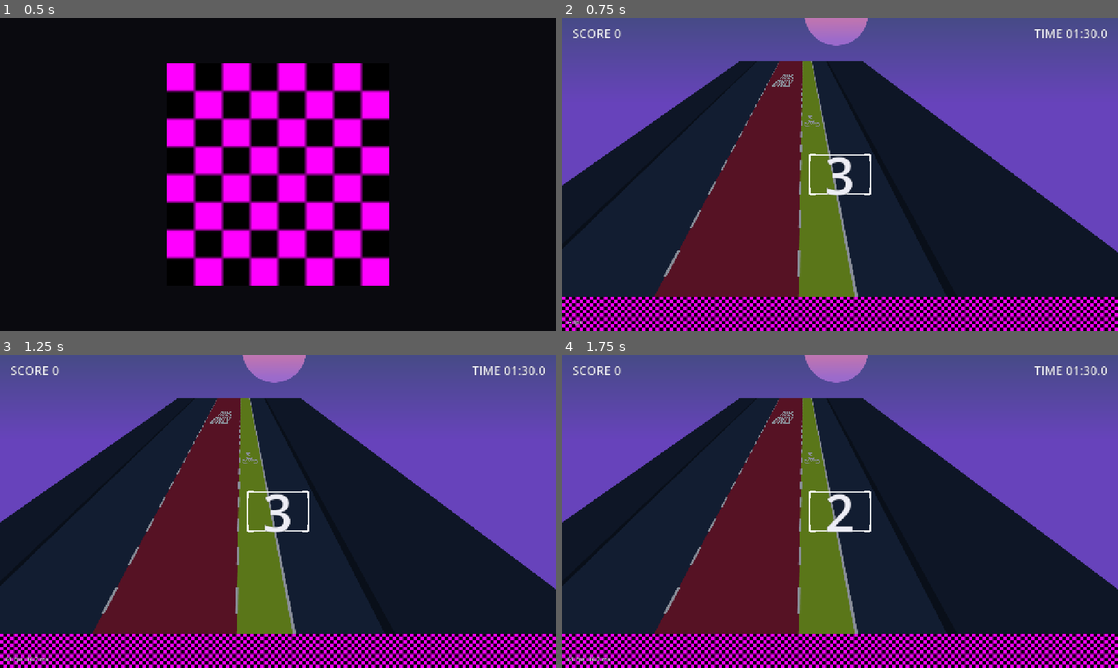
Above: before the commit, frames 1-4 (two rows, left to right).
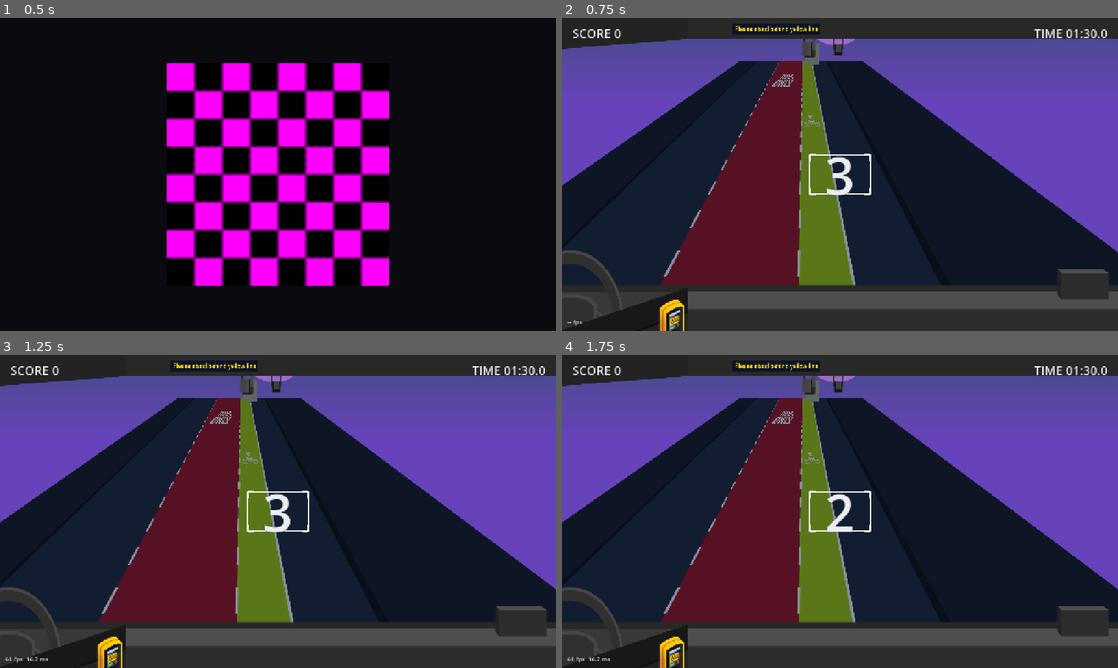
Above: after the commit, the same moments.

Repository: tkforgeworks/robo-narc
Game: Godot game, scene res://scenes/core/main.tscn
Same seed, same stepped clock (60 frames per second), same inputs: the game is played once before the commit and once after it.
Inputs (mouse positions are in pixels of both pictures, inside the frame that each line leads up to):
- Up to frame 1 (0.5 s): no input
- Up to frame 2 (0.75 s): tap Enter at 0.5 s; move the mouse to (962, 158) at 0.52 s; hold D (move_right) from 0.53 s (still down); hold Space (capture) from 0.53 s (still down); click (962, 158) at 0.67 s
- Up to frame 3 (1.25 s): keep holding D (move_right); keep holding Space (capture)
- Up to frame 4 (1.75 s): release D (move_right) at 1.25 s; release Space (capture) at 1.25 s; drag from (728, 527) to (840, 511) at 1.27 s

Frame 1 is identical in both runs. In frame 2, 22% of the frame differs, in the area x 0-100%, y 0-100%; in frame 3, 22%; in frame 4, 22%.

Commit message:
art: real bus cab overlay as a full-frame windshield
assets/ui/bus-overlay.png replaces the checkerboard strip. The art is a
top bar, transparent windshield, and dashboard authored as one frame, so
BusOverlay now stretches it over the whole 1280x720 playfield instead of
a bottom band; bus_overlay_height_px is retired (the art defines its own
layout) and only the placeholder path keeps a fixed 80 px strip.
Contracts and the missing-art checklist updated.

Co-Authored-By: Claude Fable 5.1 <noreply@anthropic.com>

Diff:
--- /dev/null
+++ b/assets/ui/bus-overlay.svg
@@ -0,0 +1,318 @@
+<?xml version="1.0" encoding="UTF-8"?>
+<svg id="Layer_2" data-name="Layer 2" xmlns="http://www.w3.org/2000/svg" xmlns:xlink="http://www.w3.org/1999/xlink" viewBox="0 0 1280 540">
+  <defs>
+    <style>
+      .cls-1 {
+        fill: none;
+      }
+
+      .cls-2 {
+        fill: #21201f;
+      }
+
+      .cls-3 {
+        fill: #0b142c;
+      }
+
+      .cls-4 {
+        fill: #232323;
+      }
+
+      .cls-5 {
+        fill: #3f4040;
+      }
+
+      .cls-6 {
+        fill: #282827;
+      }
+
+      .cls-7 {
+        fill: url(#linear-gradient-8);
+      }
+
+      .cls-8 {
+        fill: url(#linear-gradient-7);
+      }
+
+      .cls-9 {
+        fill: url(#linear-gradient-5);
+      }
+
+      .cls-10 {
+        fill: url(#linear-gradient-6);
+      }
+
+      .cls-11 {
+        fill: url(#linear-gradient-9);
+      }
+
+      .cls-12 {
+        fill: url(#linear-gradient-4);
+      }
+
+      .cls-13 {
+        fill: url(#linear-gradient-3);
+      }
+
+      .cls-14 {
+        fill: url(#linear-gradient-2);
+      }
+
+      .cls-15 {
+        fill-rule: evenodd;
+      }
+
+      .cls-15, .cls-16 {
+        fill: #4d4e4e;
+      }
+
+      .cls-17 {
+        fill: #4d4c4d;
+      }
+
+      .cls-18 {
+        fill: #2c2c2c;
+      }
+
+      .cls-19 {
+        fill: #191818;
+      }
+
+      .cls-20 {
+        fill: url(#linear-gradient);
+      }
+
+      .cls-21 {
+        clip-path: url(#clippath-1);
+      }
+
+      .cls-22 {
+        fill: #464646;
+      }
+
+      .cls-23 {
+        fill: #2c2d2c;
+      }
+
+      .cls-24 {
+        fill: #0b0b0b;
+      }
+
+      .cls-25 {
+        fill: #fff;
+      }
+
+      .cls-26 {
+        fill: #383638;
+      }
+
+      .cls-27 {
+        fill: #484748;
+      }
+
+      .cls-28 {
+        fill: #30302f;
+      }
+
+      .cls-29 {
+        fill: url(#linear-gradient-10);
+      }
+
+      .cls-30 {
+        fill: #101010;
+      }
+
+      .cls-31 {
+        fill: #383838;
+      }
+
+      .cls-32 {
+        fill: #606565;
+      }
+
+      .cls-33 {
+        fill: #2d2d2d;
+      }
+
+      .cls-34 {
+        fill: #fdcd07;
+        font-family: Arial-BoldMT, Arial;
+        font-size: 12.794px;
+        font-weight: 700;
+      }
+
+      .cls-35 {
+        fill: #535251;
+      }
+
+      .cls-36 {
+        clip-path: url(#clippath);
+      }
+
+      .cls-37 {
+        fill: #181818;
+      }
+
+      .cls-38 {
+        fill: #434343;
+      }
+    </style>
+    <clipPath id="clippath">
+      <rect class="cls-1" width="1280" height="540"/>
+    </clipPath>
+    <clipPath id="clippath-1">
+      <rect class="cls-1" x="0" y="127.551" width="1280" height="571.442"/>
+    </clipPath>
+    <linearGradient id="linear-gradient" x1="218.268" y1="583.45" x2="272.456" y2="489.595" gradientUnits="userSpaceOnUse">
+      <stop offset=".532" stop-color="#d98727"/>
+      <stop offset=".542" stop-color="#db8c24"/>
+      <stop offset=".591" stop-color="#e8a318"/>
+      <stop offset=".648" stop-color="#f2b50f"/>
+      <stop offset=".715" stop-color="#f9c209"/>
+      <stop offset=".805" stop-color="#fdc906"/>
+      <stop offset="1" stop-color="#ffcc05"/>
+    </linearGradient>
+    <linearGradient id="linear-gradient-2" x1="221.417" y1="585.268" x2="275.328" y2="491.892" gradientUnits="userSpaceOnUse">
+      <stop offset=".532" stop-color="#a46828"/>
+      <stop offset=".538" stop-color="#a56928"/>
+      <stop offset=".601" stop-color="#b77328"/>
+      <stop offset=".678" stop-color="#c47a28"/>
+      <stop offset=".779" stop-color="#cb7e28"/>
+      <stop offset="1" stop-color="#ce8029"/>
+    </linearGradient>
+    <linearGradient id="linear-gradient-3" x1="222.271" y1="585.761" x2="276.106" y2="492.515" xlink:href="#linear-gradient"/>
+    <linearGradient id="linear-gradient-4" x1="641.545" y1="1581.683" x2="690.439" y2="1581.683" gradientTransform="translate(-317.522 -949.283) rotate(-30.001) skewX(-30.001)" gradientUnits="userSpaceOnUse">
+      <stop offset="0" stop-color="#fbb116"/>
+      <stop offset="1" stop-color="#fddd00"/>
+    </linearGradient>
+    <linearGradient id="linear-gradient-5" x1="644.352" y1="1582.657" x2="687.737" y2="1582.657" gradientTransform="translate(-317.522 -949.283) rotate(-30.001) skewX(-30.001)" gradientUnits="userSpaceOnUse">
+      <stop offset=".002" stop-color="#111115"/>
+      <stop offset=".484" stop-color="#121217"/>
+      <stop offset=".694" stop-color="#17181e"/>
+      <stop offset=".85" stop-color="#20212a"/>
+      <stop offset=".98" stop-color="#2c2f3c"/>
+      <stop offset="1" stop-color="#2f3240"/>
+    </linearGradient>
+    <linearGradient id="linear-gradient-6" x1="651.732" y1="1562.574" x2="680.574" y2="1562.574" gradientTransform="translate(-317.522 -949.283) rotate(-30.001) skewX(-30.001)" gradientUnits="userSpaceOnUse">
+      <stop offset="0" stop-color="#616885"/>
+      <stop offset=".161" stop-color="#595f7a"/>
+      <stop offset=".441" stop-color="#45495e"/>
+      <stop offset=".802" stop-color="#242630"/>
+      <stop offset=".998" stop-color="#111115"/>
+    </linearGradient>
+    <linearGradient id="linear-gradient-7" x1="651.732" y1="1552.01" x2="680.574" y2="1552.01" gradientTransform="translate(-317.522 -949.283) rotate(-30.001) skewX(-30.001)" gradientUnits="userSpaceOnUse">
+      <stop offset="0" stop-color="#bac8e6"/>
+      <stop offset="1" stop-color="#a6c4e7"/>
+    </linearGradient>
+    <linearGradient id="linear-gradient-8" x1="654.772" y1="1567.216" x2="665.566" y2="1573.447" gradientTransform="translate(-317.522 -949.283) rotate(-30.001) skewX(-30.001)" gradientUnits="userSpaceOnUse">
+      <stop offset="0" stop-color="#3fb555"/>
+      <stop offset="1" stop-color="#48b86d"/>
+    </linearGradient>
+    <linearGradient id="linear-gradient-9" x1="673.694" y1="1571.644" x2="678.254" y2="1574.277" gradientTransform="translate(-317.522 -949.283) rotate(-30.001) skewX(-30.001)" gradientUnits="userSpaceOnUse">
+      <stop offset="0" stop-color="#ed3624"/>
+      <stop offset="1" stop-color="#f37b20"/>
+    </linearGradient>
+    <linearGradient id="linear-gradient-10" x1="654.384" y1="1556.004" x2="677.938" y2="1569.603" xlink:href="#linear-gradient-4"/>
+  </defs>
+  <g id="Overlays">
+    <g class="cls-36">
+      <g>
+        <g class="cls-21">
+          <path class="cls-38" d="M1149.166,495.01c-232.916-30.46-795.655-29.213-1039.029-.817v204.354h1039.029v-203.537h0Z"/>
+          <polygon class="cls-6" points="0 460.667 1280 460.667 1280 471.571 476.004 471.571 470.492 473.021 0 473.021 0 460.667"/>
+          <rect class="cls-31" x="0" y="473.07" width="1152.416" height="225.476"/>
+          <polygon class="cls-15" points="1280 471.571 1324.169 502.632 284.09 502.632 284.09 471.571 1280 471.571"/>
+          <g>
+            <path class="cls-22" d="M-77.823,499.626s-.029,12.028,7.245,15.307c7.277,3.28,34.14-24.76,63.231-30.352,29.095-5.59,69.932,9.136,84.891,17.239,14.956,8.104,21.147,20.921,42.469,3.662,0,0,8.14,48.002-2.614,60.034-10.752,12.029.029-38.867-69.333-10.294,0,0-8.137,25.994-9.102,30.916-.964,4.924-6.675,36.875,17.354,28.933,0,0,1.749,18.749-30.401,15.978-32.151-2.771-44.327-15.819-44.327-15.819,0,0,12.96,3.937,16.591-.607,3.631-4.546,4.877-19.014,3.964-27.191-.916-8.175-16.289-36.493-16.289-36.493,0,0-42.527-13.923-54.215-3.594-11.689,10.33,1.306,25.823,1.306,25.823,0,0-29.972-27.084-10.769-73.54h0Z"/>
+            <path class="cls-28" d="M-77.823,499.626s-2.619,17.616,8.039,21.201c7.565,2.546,34.311-23.257,63.403-28.846,29.096-5.59,67.141,7.675,82.098,15.779,14.957,8.104,23.879,21.156,45.203,3.895,0,0,7.781,34.636-2.974,46.666-10.754,12.03.083-37.019-69.278-8.449,0,0-14.165,30.391-15.129,35.315-.964,4.924-6.553,41.249,22.779,29.884,0,0,1.749,18.749-30.401,15.978-32.151-2.771-44.327-15.819-44.327-15.819,0,0,17.634,5.617,21.264,1.072,3.631-4.547,4.899-20.253,3.985-28.428-.915-8.177-19.5-40.808-19.5-40.808,0,0-45.876-14.526-57.562-4.196-11.687,10.331,3.171,30.298,3.171,30.298,0,0-29.972-27.084-10.769-73.54h0Z"/>
+            <path class="cls-22" d="M140.938,533.578c-5.816,67.477-65.232,117.463-132.709,111.647-67.475-5.816-117.462-65.232-111.646-132.709,5.816-67.476,65.232-117.463,132.708-111.646,67.476,5.816,117.463,65.233,111.647,132.708h0ZM27.294,424.045h0c-54.678-4.715-102.825,35.791-107.537,90.469-4.713,54.678,35.792,102.825,90.469,107.537,54.68,4.713,102.826-35.792,107.538-90.469,4.712-54.678-35.792-102.825-90.47-107.536h0Z"/>
+            <path class="cls-28" d="M135.226,533.086c-5.545,64.322-62.181,111.97-126.506,106.429-64.32-5.546-111.97-62.184-106.427-126.505,5.546-64.323,62.182-111.972,126.506-106.428,64.321,5.544,111.971,62.181,106.427,126.504h0ZM27.256,424.484h0c-54.437-4.692-102.367,35.632-107.059,90.068-4.692,54.435,35.632,102.367,90.067,107.059,54.435,4.692,102.367-35.633,107.059-90.067,4.692-54.436-35.633-102.367-90.067-107.059h0Z"/>
+            <path class="cls-22" d="M-39.438,496.617s-2.223,25.762,6.827,39.752c9.049,13.987,31.967,33.28,31.2,50.841-.561,12.803,43.946,12.803,43.384,0-.767-17.561,22.15-36.854,31.2-50.841,9.05-13.99,6.827-39.752,6.827-39.752-8.183-26.826-111.254-26.826-119.438,0h0Z"/>
+            <path class="cls-28" d="M-32.399,500.426s-1.961,23.313,6.021,35.968c7.982,12.658,28.2,30.115,27.523,46.005-.493,11.584,38.765,11.584,38.27,0-.676-15.89,19.54-33.347,27.523-46.005,7.984-12.655,6.023-35.968,6.023-35.968-7.221-24.274-98.141-24.274-105.36,0h0Z"/>
+          </g>
+        </g>
+        <rect class="cls-33" x="284.09" y="502.632" width="995.91" height="195.914"/>
+        <g>
+          <polygon class="cls-32" points="587.072 44.242 578.605 41.19 578.447 49.039 585.199 50.41 587.072 44.242"/>
+          <polygon class="cls-32" points="568.221 68.007 568.898 72.662 565.963 78.139 558.434 68.007 568.221 68.007"/>
+          <rect class="cls-32" x="564.743" y="43.985" width="25.853" height="35.965" rx=".368" ry=".368" transform="translate(1155.3394 123.9352) rotate(-180)"/>
+          <path class="cls-23" d="M556.304,35.351h4.785v20.18h-4.885v-20.08c0-.055.045-.1.1-.1Z"/>
+          <rect class="cls-4" x="557.424" y="41.382" width="20.832" height="27.178" rx=".187" ry=".187"/>
+          <path class="cls-18" d="M582.676,44.957v20.029c0,1.974-1.482,3.574-3.456,3.574h-3.58l.538-.29c.355-.175.65-.482.926-.76.645-.647,1.044-1.539,1.044-2.524l-.119-20.029c0-1.975-1.6-3.575-3.574-3.575h4.647c1.975,0,3.575,1.6,3.575,3.575Z"/>
+          <rect class="cls-19" x="566.821" y="41.382" width="7.633" height="22.805"/>
+          <g>
+            <rect class="cls-38" x="551.944" y="41.382" width="21.017" height="24.147"/>
+            <rect class="cls-35" x="569.832" y="41.382" width="3.13" height="24.147"/>
+          </g>
+          <path class="cls-27" d="M556.304,35.351h24.855v1.389h-24.955v-1.289c0-.055.045-.1.1-.1Z"/>
+          <g>
+            <path class="cls-27" d="M576.801,35.351h5.578c.034,0,.062.028.062.062v19.915c0,.112-.091.203-.203.203h-5.235c-.112,0-.203-.091-.203-.203v-19.977h0Z"/>
+            <circle class="cls-26" cx="579.777" cy="52.572" r=".833"/>
+            <circle class="cls-26" cx="579.777" cy="49.231" r=".833"/>
+          </g>
+          <rect class="cls-2" x="556.205" y="36.648" width="4.885" height=".721" transform="translate(1117.2939 74.0163) rotate(-180)"/>
+        </g>
+        <rect class="cls-6" x="117.457" y="-55.859" width="1163.23" height="92.622"/>
+        <g>
+          <g>
+            <rect class="cls-33" x="1150.278" y="440.45" width="107.889" height="44.86"/>
+            <polygon class="cls-16" points="1258.167 440.45 1150.278 440.45 1140.414 433.185 1245.493 433.185 1258.167 440.45"/>
+          </g>
+          <polygon class="cls-4" points="1150.278 440.45 1140.414 433.185 1140.414 477.419 1150.278 485.31 1150.278 440.45"/>
+        </g>
+        <g>
+          <polygon class="cls-4" points="-185.452 584.889 288.484 465.472 288.484 698.546 -185.452 698.546 -185.452 584.889"/>
+          <polygon class="cls-19" points="-185.452 584.889 288.484 465.472 288.484 509.111 -185.452 640.778 -185.452 584.889"/>
+          <polygon class="cls-30" points="-185.452 640.778 288.484 505.434 288.484 509.111 -185.452 646.441 -185.452 640.778"/>
+        </g>
+        <g>
+          <path class="cls-20" d="M267.32,526.275l13.079-30.659-13.079-8.987c-14.101-.773-28.394,3.979-42.882,14.37v85.342l13.618,8.534,6.928-16.241,22.336-8.377v-43.982Z"/>
+          <path class="cls-14" d="M267.32,526.275l13.079-30.659-7.256-4.986c-14.023-.744-28.235,4.022-42.641,14.411v85.099l7.555,4.735,6.928-16.241,22.336-8.377v-43.982Z"/>
+          <path class="cls-13" d="M267.32,526.275l13.079-30.659-5.677-3.901c-14.001-.736-28.192,4.034-42.576,14.422v85.034l5.911,3.704,6.928-16.241,22.336-8.377v-43.982Z"/>
+          <g>
+            <path class="cls-12" d="M280.398,578.721l-42.342,16.153v-84.797c14.304-10.386,28.417-15.169,42.342-14.461v83.105Z"/>
+            <path class="cls-9" d="M278.058,579.614l-37.572,14.333v-82.792c12.667-8.859,25.192-13.03,37.572-12.866v81.324Z"/>
+            <polygon class="cls-10" points="271.855 503.473 246.878 512.062 246.878 540.756 271.855 531.828 271.855 503.473"/>
+            <polygon class="cls-8" points="271.855 507.432 246.878 516.069 246.878 512.062 271.855 503.473 271.855 507.432"/>
+            <g>
+              <path class="cls-7" d="M258.295,534.573l-8.208,2.926c-.638.228-1.156-.197-1.156-.948v-1.581c0-.751.518-1.543,1.156-1.77l8.208-2.909c.633-.224,1.146.2,1.146.947v1.573c0,.747-.513,1.536-1.146,1.762Z"/>
+              <path class="cls-11" d="M268.711,530.859l-1.676.597c-.628.224-1.137-.199-1.137-.944v-1.568c0-.745.509-1.53,1.137-1.752l1.676-.594c.627-.222,1.134.201,1.134.944v1.565c0,.744-.508,1.527-1.134,1.751Z"/>
+              <g>
+                <path class="cls-25" d="M251.53,533.892l.807-.286c.473-.168.746-.027.746.393,0,.442-.272.796-.746.964l-.336.12v.532l-.471.168v-1.89ZM252.313,534.593c.206-.073.325-.221.325-.421,0-.197-.119-.254-.325-.181l-.312.111v.602l.312-.111Z"/>
+                <path class="cls-25" d="M253.87,533.061l.483-.172.778,1.61-.501.178-.132-.301-.808.287-.135.396-.484.172.798-2.171ZM254.361,534.062l-.264-.604-.269.794.533-.19Z"/>
+                <path class="cls-25" d="M255.512,532.478l.446.663.435-.976.469-.166-.669,1.514v.609l-.467.166v-.595l-.683-1.048.469-.167Z"/>
+              </g>
+              <g>
+                <path class="cls-29" d="M268.711,524.825l-18.625,6.585c-.638.226-1.156-.2-1.156-.951v-9.212c0-.751.518-1.54,1.156-1.762l18.625-6.48c.627-.218,1.134.208,1.134.952v9.121c0,.744-.508,1.526-1.134,1.748Z"/>
+                <polygon points="268.048 515.72 250.762 521.755 250.762 521.388 268.048 515.356 268.048 515.72"/>
+                <polygon points="268.048 517.199 250.762 523.246 250.762 522.879 268.048 516.835 268.048 517.199"/>
+                <polygon points="268.048 518.678 250.762 524.738 250.762 524.371 268.048 518.315 268.048 518.678"/>
+                <polygon points="268.048 520.158 250.762 526.229 250.762 525.862 268.048 519.794 268.048 520.158"/>
+                <polygon points="268.048 521.637 250.762 527.72 250.762 527.354 268.048 521.273 268.048 521.637"/>
+                <polygon points="259.377 526.174 250.762 529.212 250.762 528.845 259.377 525.809 259.377 526.174"/>
+              </g>
+            </g>
+          </g>
+        </g>
+        <g>
+          <rect class="cls-3" x="392.583" y="9.965" width="202.127" height="18.311" rx=".212" ry=".212"/>
+          <text class="cls-34" transform="translate(397.736 23.347)"><tspan x="0" y="0">Please stand behind yellow line</tspan></text>
+        </g>
+        <g>
+          <g>
+            <rect class="cls-37" x="626.151" y="45.28" width="19.854" height="19.023" rx=".184" ry=".184"/>
+            <rect class="cls-24" x="629.164" y="45.28" width="13.828" height="14.602"/>
+            <rect class="cls-35" x="629.164" y="45.28" width="13.828" height="13.539"/>
+            <rect class="cls-5" x="629.471" y="45.28" width="13.213" height="13.213"/>
+          </g>
+          <rect class="cls-23" x="646.005" y="37.104" width=".683" height="16.58"/>
+          <rect class="cls-23" x="625.497" y="37.104" width=".683" height="16.58"/>
+          <path class="cls-17" d="M625.556,36.282h21.073c.033,0,.059.026.059.059v.763h-21.191v-.763c0-.033.026-.059.059-.059Z"/>
+          <rect class="cls-2" x="646.005" y="37.104" width=".683" height=".24"/>
+          <rect class="cls-2" x="625.497" y="37.104" width=".683" height=".24"/>
+        </g>
+        <polygon class="cls-4" points="-185.452 -37.893 288.484 -37.893 288.484 36.326 -185.452 64.303 -185.452 -37.893"/>
+      </g>
+    </g>
+  </g>
+</svg>
--- a/src/core/tuning/tuning_config.gd
+++ b/src/core/tuning/tuning_config.gd
@@ -32,7 +32,6 @@
 @export_range(100.0, 1200.0, 10.0) var building_height_px: float = 420.0
 @export_range(2.0, 60.0, 1.0) var building_gap_z: float = 4.0
 @export_range(-300.0, 600.0, 10.0) var building_offset_px: float = -60.0
-@export_range(0.0, 400.0, 5.0) var bus_overlay_height_px: float = 80.0
 
 @export_group("Bus")
 @export_range(5.0, 60.0, 0.5) var cruise_speed_start: float = 12.0
--- a/src/game/ui/bus_overlay.gd
+++ b/src/game/ui/bus_overlay.gd
@@ -1,31 +1,24 @@
 class_name BusOverlay
 extends TextureRect
-## The "you are driving a bus" cab/hood frame across the bottom of the screen.
-## Uses assets/overlays/bus-cab.png when it exists, else the placeholder.
+## The "you are driving a bus" cab frame: a top bar and a dashboard with a
+## transparent windshield between them, stretched over the whole playfield.
+## Uses assets/ui/bus-overlay.png when it exists, else a placeholder strip
+## along the bottom edge.
 
-const CAB_PATH := "res://assets/overlays/bus-cab.png"
-
-var config: TuningConfig
+const ART_PATH := "res://assets/ui/bus-overlay.png"
+const PLACEHOLDER_HEIGHT_PX := 80.0
 
 
 func _ready() -> void:
-	if config == null:
-		config = Tuning.config
 	mouse_filter = Control.MOUSE_FILTER_IGNORE
-	if ResourceLoader.exists(CAB_PATH):
-		texture = load(CAB_PATH)
+	if ResourceLoader.exists(ART_PATH):
+		texture = load(ART_PATH)
+		expand_mode = TextureRect.EXPAND_IGNORE_SIZE
 		stretch_mode = TextureRect.STRETCH_SCALE
+		size = Playfield.BASE
+		position = Vector2.ZERO
 	else:
 		texture = PlaceholderTexture.register_use("bus cab overlay")
 		stretch_mode = TextureRect.STRETCH_TILE
-	_layout()
-
-
-func _process(_delta: float) -> void:
-	if not is_equal_approx(size.y, config.bus_overlay_height_px):
-		_layout()
-
-
-func _layout() -> void:
-	size = Vector2(Playfield.BASE.x, config.bus_overlay_height_px)
-	position = Vector2(0.0, Playfield.BASE.y - size.y)
+		size = Vector2(Playfield.BASE.x, PLACEHOLDER_HEIGHT_PX)
+		position = Vector2(0.0, Playfield.BASE.y - size.y)
--- a/src/screens/gameplay_screen.gd
+++ b/src/screens/gameplay_screen.gd
@@ -43,7 +43,7 @@
 		config = Tuning.config
 	for path: String in ["RoadView", "RoadAreas", "BusStopZones", "VehicleLayer", "VehicleSpawner",
 			"BusDriver", "ShiftClock", "ScoreKeeper", "HonkScheduler", "ShiftTuningHooks", "DebugView",
-			"Overlay/Frame/BusOverlay", "Overlay/Frame/CaptureBox", "Hud/Frame/FeedbackBanner"]:
+			"Overlay/Frame/CaptureBox", "Hud/Frame/FeedbackBanner"]:
 		get_node(path).config = config
 
 
Binary file added: assets/ui/bus-overlay.png
Not shown, added: assets/ui/bus-overlay.png.import
Not shown, added: assets/ui/bus-overlay.svg.import
Not shown, changed: specs/001-robonarc-game/checklists/missing-art.md
Not shown, changed: specs/001-robonarc-game/contracts/asset-conventions.md
Not shown, changed: specs/001-robonarc-game/contracts/tunables.md
